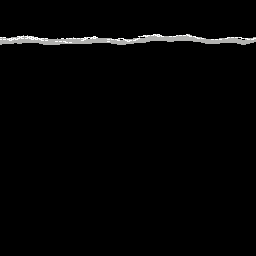
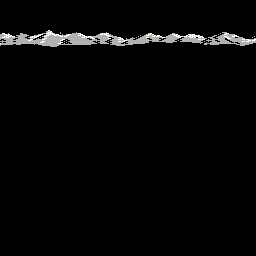
Layer changes from the first 256 x 256 image to the second:
showed "horizon-mountains", painted on it over [0,30,256,47]
hid "horizon-plains" over [0,34,256,45]
